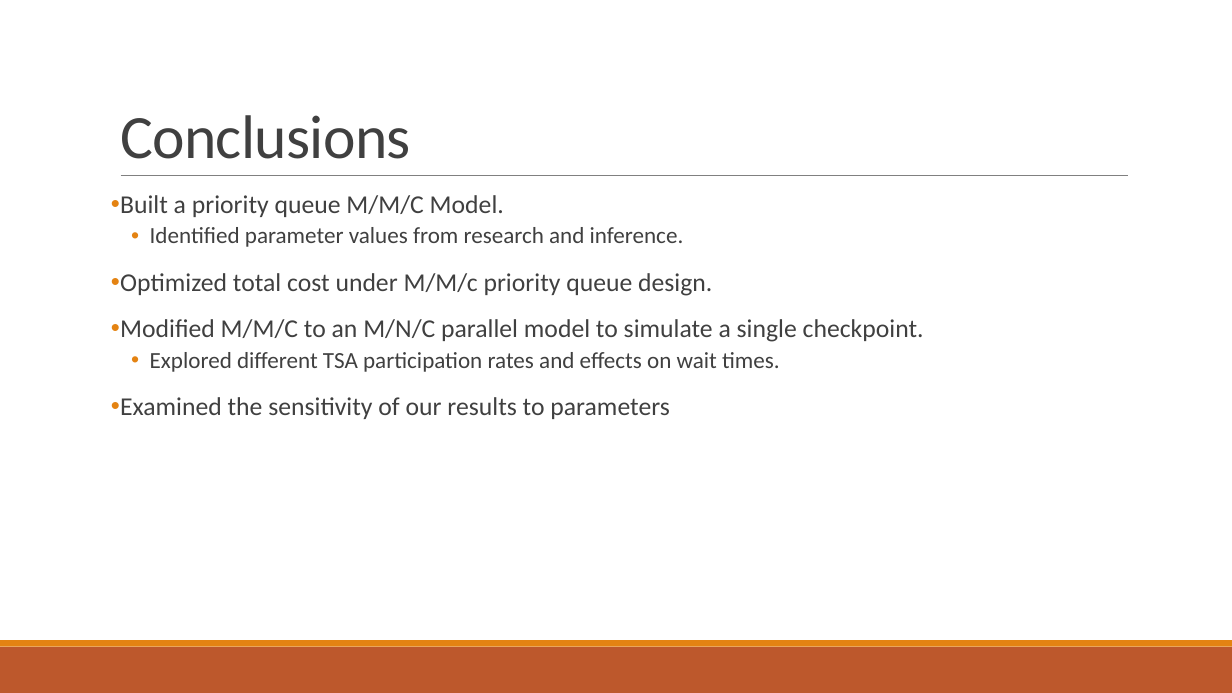
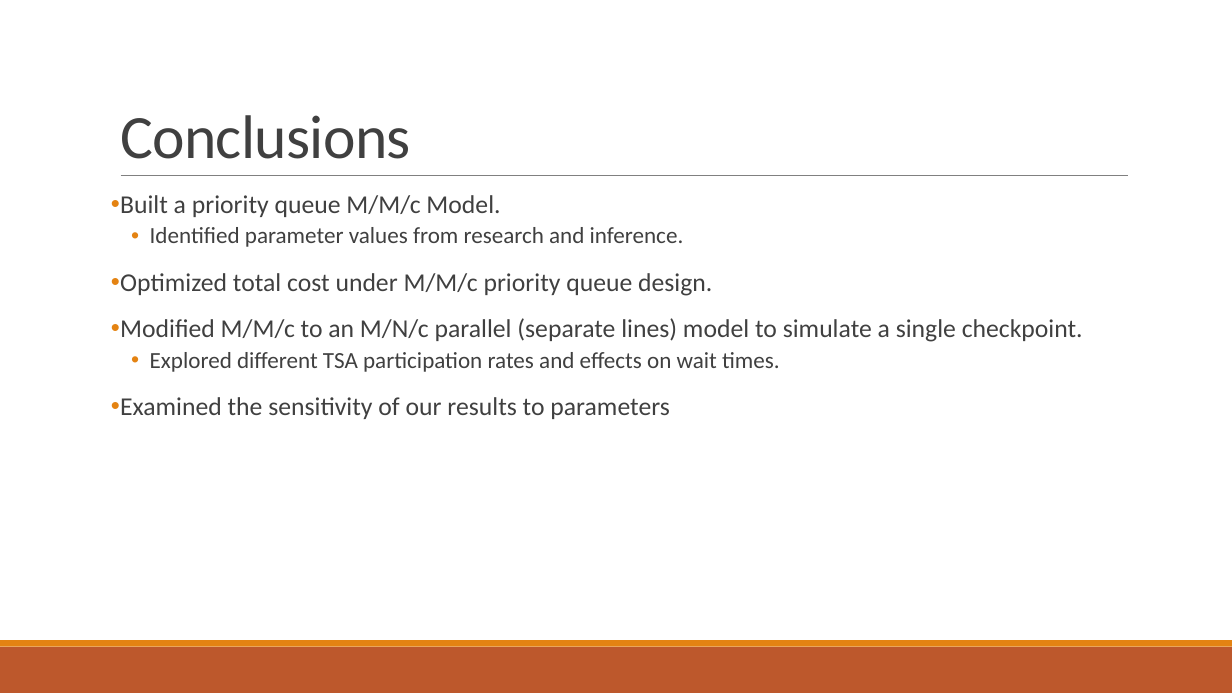
Before and after one commit to kayleeisokay/AM115_HW, a slide deck: slide 15 of Group Project 2/Analysis of Airport Security With Queuing Theory.pptx. Drawn at 1232x693 pixels with LibreOffice and Linux fonts; fonts in the diff are those of the drawing. Boxes give left, top, right and bottom in pixels: in the first picture for what was removed or moved away, otherwise in the second. Text is boxed around its words. In the diff, an @@ line names an element or a change of style, - is before the commit and + after.

Commit message:
Add files via upload
fixing more typos

```diff
--- a/Group Project 2/Analysis of Airport Security With Queuing Theory.pptx
+++ b/Group Project 2/Analysis of Airport Security With Queuing Theory.pptx
@@ text at [120, 195, 500, 217]: text changed @@
-• Built a priority queue M/M/C Model.
+• Built a priority queue M/M/c Model.
@@ text at [120, 318, 1083, 342]: text changed @@
-• Modified M/M/C to an M/N/C parallel model to simulate a single checkpoint.
+• Modified M/M/c to an M/N/c parallel (separate lines) model to simulate a single checkpoint.
```
Also in this commit, not shown: 3 other slides changed.
